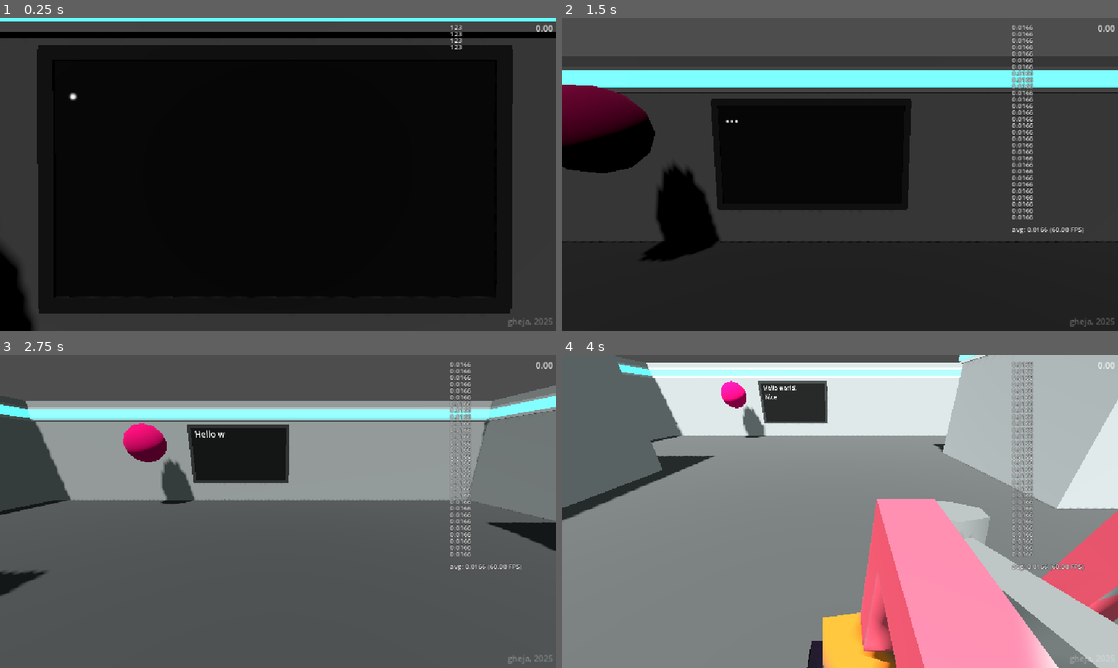
Above: before the commit, frames 1-4 (two rows, left to right).
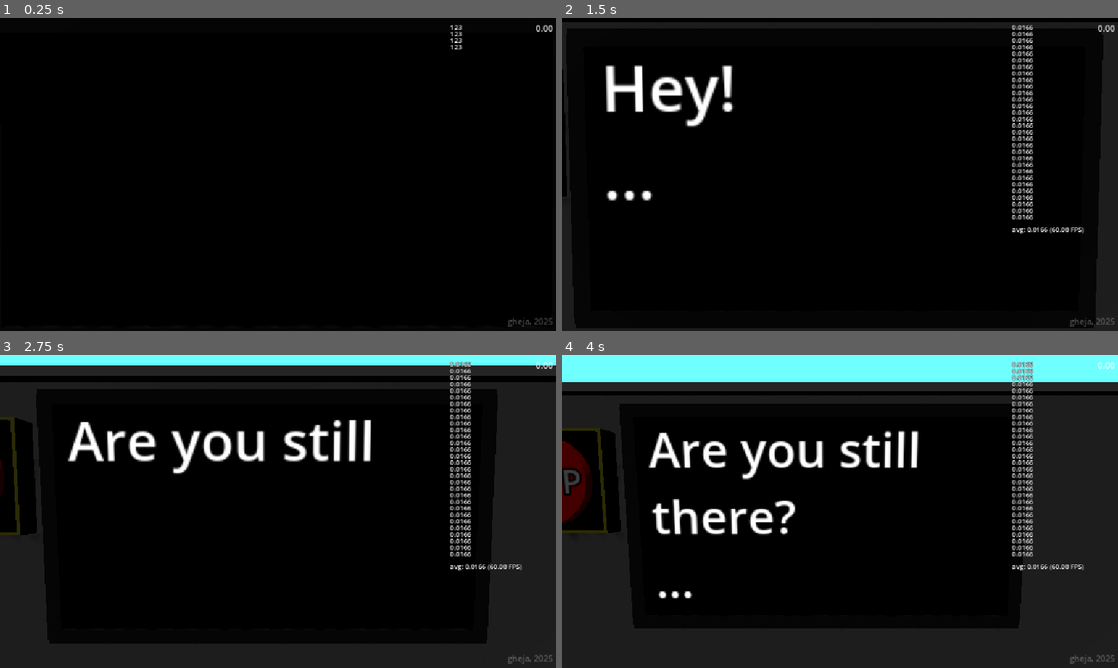
Above: after the commit, the same moments.

Repository: gheja/bot-loop
Game: Godot game, scene res://scenes/main_scene.tscn
Same seed, same stepped clock (60 frames per second), same inputs: the game is played once before the commit and once after it.
Inputs (mouse positions are in pixels of both pictures, inside the frame that each line leads up to):
- Up to frame 1 (0.25 s): no input
- Up to frame 2 (1.5 s): move the mouse to (962, 158) at 0.52 s; hold D (move_right) 0.53-1.28 s; tap E (action_primary) at 0.6, 1.35 s; move the mouse to (728, 190) at 1.27 s; hold S (move_down) from 1.28 s (still down)
- Up to frame 3 (2.75 s): move the mouse to (333, 442) at 2.02 s; release S (move_down) at 2.03 s; hold D (move_right) from 2.03 s (still down); tap E (action_primary) at 2.1 s
- Up to frame 4 (4 s): move the mouse to (812, 574) at 2.77 s; release D (move_right) at 2.78 s; hold W (move_up) 2.78-3.53 s; tap E (action_primary) at 2.85, 3.6 s; move the mouse to (1006, 558) at 3.52 s; hold A (move_left) from 3.53 s (still down)

The runs differ from the first frame. In frame 1, 24% of the frame differs, in the area x 0-100%, y 0-100%; in frame 2, 79%; in frame 3, 96%; in frame 4, 98%.

Commit message:
Updated intro, updated stop button, updated map, added box

Diff:
--- a/src/autoload/signals.gd
+++ b/src/autoload/signals.gd
@@ -1,5 +1,6 @@
 extends Node
 
+signal intro_started
 signal stop_pressed
 signal start_transition
 
--- /dev/null
+++ b/src/materials/object_stop_button.tres
@@ -0,0 +1,6 @@
+[gd_resource type="StandardMaterial3D" format=3 uid="uid://4w3jjg1up64q"]
+
+[resource]
+albedo_color = Color(1, 0, 0, 1)
+emission_enabled = true
+emission = Color(1, 0, 0, 1)
--- a/src/objects/object_display.gd
+++ b/src/objects/object_display.gd
@@ -6,6 +6,8 @@
 
 func _ready() -> void:
 	big_label.hide()
+	big_label.text = ""
+	small_label.text = ""
 
 	Signals.set_display_text.connect(set_text)
 	Signals.timer_started.connect(_on_timer_started)
--- a/src/objects/object_display.tscn
+++ b/src/objects/object_display.tscn
@@ -38,11 +38,12 @@
 
 [node name="SmallLabel" type="Label3D" parent="."]
 transform = Transform3D(1, 0, 0, 0, 1, 0, 0, 0, 1, -1.32932, 0.787296, 0.0670567)
-pixel_size = 0.008
+pixel_size = 0.0075
 outline_modulate = Color(0, 0, 0, 0)
-text = "Hey!...
-Are you still here?...
-Sigh... "
+text = "Push the STOP
+button if you're
+there..."
+font_size = 48
 horizontal_alignment = 0
 vertical_alignment = 0
 justification_flags = 0
--- a/src/objects/object_stop_button.gd
+++ b/src/objects/object_stop_button.gd
@@ -1,7 +1,13 @@
 extends Node3D
+
+func _ready() -> void:
+	Signals.intro_started.connect(_on_intro_started)
 
 func _on_area_3d_body_entered(body: Node3D) -> void:
 	Signals.stop_pressed.emit()
 
 func _on_area_3d_area_entered(area: Area3D) -> void:
 	Signals.stop_pressed.emit()
+
+func _on_intro_started():
+	$AnimationPlayer.play("intro")
--- a/src/objects/object_stop_button.tscn
+++ b/src/objects/object_stop_button.tscn
@@ -1,26 +1,118 @@
-[gd_scene load_steps=4 format=3 uid="uid://dnnjjb6md5gvt"]
+[gd_scene load_steps=9 format=3 uid="uid://dnnjjb6md5gvt"]
 
 [ext_resource type="Script" uid="uid://72t60npbvdng" path="res://objects/object_stop_button.gd" id="1_eegc6"]
+[ext_resource type="Material" uid="uid://4w3jjg1up64q" path="res://materials/object_stop_button.tres" id="2_get54"]
 
-[sub_resource type="StandardMaterial3D" id="StandardMaterial3D_eegc6"]
-albedo_color = Color(1, 0, 0.490196, 1)
+[sub_resource type="StandardMaterial3D" id="StandardMaterial3D_get54"]
+albedo_color = Color(0.0666667, 0.0666667, 0.0666667, 0.0666667)
 
-[sub_resource type="SphereShape3D" id="SphereShape3D_041kv"]
+[sub_resource type="StandardMaterial3D" id="StandardMaterial3D_66kp6"]
+albedo_color = Color(1, 1, 0.286275, 1)
+
+[sub_resource type="CylinderShape3D" id="CylinderShape3D_eegc6"]
+height = 0.17041
+radius = 0.35498
+
+[sub_resource type="Animation" id="Animation_66kp6"]
+resource_name = "intro"
+length = 15.0
+step = 0.1
+tracks/0/type = "value"
+tracks/0/imported = false
+tracks/0/enabled = true
+tracks/0/path = NodePath("Visuals/CSGCylinder3D:material:emission_energy_multiplier")
+tracks/0/interp = 1
+tracks/0/loop_wrap = true
+tracks/0/keys = {
+"times": PackedFloat32Array(0, 10.5, 10.8),
+"transitions": PackedFloat32Array(1, 1, 1),
+"update": 0,
+"values": [0.1, 0.1, 1.0]
+}
+tracks/1/type = "value"
+tracks/1/imported = false
+tracks/1/enabled = true
+tracks/1/path = NodePath("Visuals/Label3D:modulate")
+tracks/1/interp = 1
+tracks/1/loop_wrap = true
+tracks/1/keys = {
+"times": PackedFloat32Array(0, 10.5, 10.8),
+"transitions": PackedFloat32Array(1, 1, 1),
+"update": 0,
+"values": [Color(0.244776, 0.244776, 0.244776, 1), Color(0.244776, 0.244776, 0.244776, 1), Color(1, 1, 1, 1)]
+}
+
+[sub_resource type="Animation" id="Animation_1nxg7"]
+length = 0.001
+tracks/0/type = "value"
+tracks/0/imported = false
+tracks/0/enabled = true
+tracks/0/path = NodePath("Visuals/CSGCylinder3D:material:emission_energy_multiplier")
+tracks/0/interp = 1
+tracks/0/loop_wrap = true
+tracks/0/keys = {
+"times": PackedFloat32Array(0),
+"transitions": PackedFloat32Array(1),
+"update": 0,
+"values": [1.0]
+}
+tracks/1/type = "value"
+tracks/1/imported = false
+tracks/1/enabled = true
+tracks/1/path = NodePath("Visuals/Label3D:modulate")
+tracks/1/interp = 1
+tracks/1/loop_wrap = true
+tracks/1/keys = {
+"times": PackedFloat32Array(0),
+"transitions": PackedFloat32Array(1),
+"update": 0,
+"values": [Color(1, 1, 1, 1)]
+}
+
+[sub_resource type="AnimationLibrary" id="AnimationLibrary_phmlc"]
+_data = {
+&"RESET": SubResource("Animation_1nxg7"),
+&"intro": SubResource("Animation_66kp6")
+}
 
 [node name="ObjectStopButton" type="Node3D"]
 script = ExtResource("1_eegc6")
 
 [node name="Visuals" type="Node3D" parent="."]
 
-[node name="CSGSphere3D" type="CSGSphere3D" parent="Visuals"]
-material = SubResource("StandardMaterial3D_eegc6")
+[node name="CSGBox3D" type="CSGBox3D" parent="Visuals"]
+size = Vector3(0.75, 0.75, 0.1)
+material = SubResource("StandardMaterial3D_get54")
+
+[node name="CSGBox3D2" type="CSGBox3D" parent="Visuals"]
+transform = Transform3D(1, 0, 0, 0, 1, 0, 0, 0, 1, 0, 0, -0.0143385)
+size = Vector3(0.8, 0.8, 0.1)
+material = SubResource("StandardMaterial3D_66kp6")
+
+[node name="CSGCylinder3D" type="CSGCylinder3D" parent="Visuals"]
+transform = Transform3D(1, 0, 0, 0, 2.98023e-08, -1, 0, 1, 2.98023e-08, 0, 0, 0.040195)
+radius = 0.334
+height = 0.1
+sides = 19
+material = ExtResource("2_get54")
+
+[node name="Label3D" type="Label3D" parent="Visuals"]
+transform = Transform3D(1, 0, 0, 0, 1, 0, 0, 0, 1, 0, 0, 0.0933406)
+text = "STOP"
+font_size = 48
 
 [node name="Area3D" type="Area3D" parent="."]
 collision_layer = 0
 collision_mask = 5
 
 [node name="CollisionShape3D" type="CollisionShape3D" parent="Area3D"]
-shape = SubResource("SphereShape3D_041kv")
+transform = Transform3D(1, 0, 0, 0, -4.37114e-08, 1, 0, -1, -4.37114e-08, 0, -2.88137e-10, 0.124514)
+shape = SubResource("CylinderShape3D_eegc6")
+
+[node name="AnimationPlayer" type="AnimationPlayer" parent="."]
+libraries = {
+&"": SubResource("AnimationLibrary_phmlc")
+}
 
 [connection signal="area_entered" from="Area3D" to="." method="_on_area_3d_area_entered"]
 [connection signal="body_entered" from="Area3D" to="." method="_on_area_3d_body_entered"]
--- a/src/scenes/level_1.tscn
+++ b/src/scenes/level_1.tscn
@@ -6,6 +6,7 @@
 [ext_resource type="PackedScene" uid="uid://cyh8e8m3vwrml" path="res://objects/object_wall.tscn" id="4_7gny6"]
 [ext_resource type="PackedScene" uid="uid://dnnjjb6md5gvt" path="res://objects/object_stop_button.tscn" id="6_6dial"]
 [ext_resource type="PackedScene" uid="uid://b82gg0yds1jf3" path="res://objects/object_display.tscn" id="7_7nomh"]
+[ext_resource type="PackedScene" uid="uid://b7uql7ksjs0rd" path="res://objects/object_box.tscn" id="7_15mv3"]
 [ext_resource type="PackedScene" uid="uid://vtcyr4a4c47f" path="res://objects/player_character_bot_hammer.tscn" id="10_2cbcq"]
 
 [node name="Level1" type="Node3D"]
@@ -100,10 +101,22 @@
 transform = Transform3D(-1, 0, -8.74228e-08, 0, 1, 0, 8.74228e-08, 0, -1, -5.99642, 0, -3.80788e-06)
 
 [node name="ObjectStopButton" parent="LevelBase/LevelObjectContainer" index="28" instance=ExtResource("6_6dial")]
-transform = Transform3D(1, 0, 0, 0, 1, 0, 0, 0, 1, -2.99643, 1.75522, -5.99642)
+transform = Transform3D(0.999999, 0, 0, 0, 0.999999, 0, 0, 0, 0.999999, -2.75, 1.75, -6.87122)
 
 [node name="ObjectDisplay" parent="LevelBase/LevelObjectContainer" index="29" instance=ExtResource("7_7nomh")]
 transform = Transform3D(0.999999, 0, 0, 0, 0.999999, 0, 0, 0, 0.999999, -0.644897, 1.4565, -6.87961)
+
+[node name="ObjectBox" parent="LevelBase/LevelObjectContainer" index="30" instance=ExtResource("7_15mv3")]
+transform = Transform3D(0.934993, 0, 0.354666, 0, 1, 0, -0.354666, 0, 0.934993, 1.90161, 0, -3.80222)
+
+[node name="ObjectBox4" parent="LevelBase/LevelObjectContainer" index="31" instance=ExtResource("7_15mv3")]
+transform = Transform3D(0.934993, 0, 0.354666, 0, 1, 0, -0.354666, 0, 0.934993, 4.04405, 0, 1.32809)
+
+[node name="ObjectBox2" parent="LevelBase/LevelObjectContainer" index="32" instance=ExtResource("7_15mv3")]
+transform = Transform3D(0.985879, 0, -0.167457, 0, 0.999999, 0, 0.167457, 0, 0.985879, 2.30167, 0, -1.47178)
+
+[node name="ObjectBox3" parent="LevelBase/LevelObjectContainer" index="33" instance=ExtResource("7_15mv3")]
+transform = Transform3D(0.937525, 0, 0.347917, 0, 0.999999, 0, -0.347917, 0, 0.937525, 3.82475, 0, -2.6959)
 
 [node name="PlayerCharacterBotHammer" parent="LevelBase/PlayerObjectContainer" index="0" instance=ExtResource("10_2cbcq")]
 transform = Transform3D(0.999999, 0, 0, 0, 0.999999, 0, 0, 0, 0.999999, 1.99643, 0.1, 3.99285)
--- a/src/scenes/main_scene.gd
+++ b/src/scenes/main_scene.gd
@@ -136,7 +136,7 @@
 	main_camera.global_rotation = main_camera.global_rotation + (_camera_to_follow.global_rotation - main_camera.rotation) * _camera_follow_progress
 
 func start_intro_text():
-	var intro_text = ".#.#.#*#Hello world!#\nNice to see you!\n#.#.#.#*#How are you?\n#.#.#.#*Ah, well...\nGood luck!\n#;)#"
+	var intro_text = "#Hey!\n.#.#.#*Are you still\nthere?\n.#.#.#*Nevermind, I\nwill just reboot\nthis thing.#.#.#*Push the STOP\nbutton if you're\nthere.#.#.#"
 	var text = ""
 	var ch
 
@@ -144,7 +144,7 @@
 		ch = intro_text[i]
 
 		if ch == "#":
-			await get_tree().create_timer(0.5).timeout
+			await get_tree().create_timer(0.25).timeout
 			continue
 		elif ch == "*":
 			text = ""
@@ -157,6 +157,7 @@
 func start_intro():
 	follow_camera(intro_camera, true)
 	intro_animation_player.play("intro")
+	Signals.intro_started.emit()
 
 func start_main_timer():
 	if GameState.loops > 1:
--- a/src/scenes/main_scene.tscn
+++ b/src/scenes/main_scene.tscn
@@ -9,76 +9,6 @@
 ambient_light_source = 2
 ambient_light_color = Color(0.905882, 1, 1, 1)
 ambient_light_energy = 0.25
-
-[sub_resource type="Animation" id="Animation_pu3yx"]
-resource_name = "intro"
-length = 5.0
-step = 0.1
-tracks/0/type = "value"
-tracks/0/imported = false
-tracks/0/enabled = true
-tracks/0/path = NodePath("../MainLight:light_energy")
-tracks/0/interp = 1
-tracks/0/loop_wrap = true
-tracks/0/keys = {
-"times": PackedFloat32Array(0, 2, 4),
-"transitions": PackedFloat32Array(1, 1, 1),
-"update": 0,
-"values": [0.15, 0.15, 1.0]
-}
-tracks/1/type = "value"
-tracks/1/imported = false
-tracks/1/enabled = true
-tracks/1/path = NodePath("../WorldEnvironment:environment:ambient_light_energy")
-tracks/1/interp = 1
-tracks/1/loop_wrap = true
-tracks/1/keys = {
-"times": PackedFloat32Array(0.0001, 2, 4),
-"transitions": PackedFloat32Array(1, 1, 1),
-"update": 0,
-"values": [0.0, 0.0, 0.25]
-}
-tracks/2/type = "value"
-tracks/2/imported = false
-tracks/2/enabled = true
-tracks/2/path = NodePath("IntroCamera:position")
-tracks/2/interp = 2
-tracks/2/loop_wrap = true
-tracks/2/keys = {
-"times": PackedFloat32Array(0, 1.6, 5),
-"transitions": PackedFloat32Array(1, 1, 1),
-"update": 0,
-"values": [Vector3(-0.638702, 1.49187, -5.58115), Vector3(-0.139879, 1.49187, -3.36327), Vector3(1.85542, 1.49187, 5.50822)]
-}
-tracks/3/type = "value"
-tracks/3/imported = false
-tracks/3/enabled = true
-tracks/3/path = NodePath("IntroCamera:rotation")
-tracks/3/interp = 2
-tracks/3/loop_wrap = true
-tracks/3/keys = {
-"times": PackedFloat32Array(0, 1.6, 5),
-"transitions": PackedFloat32Array(1, 1, 1),
-"update": 0,
-"values": [Vector3(0, 0, 0), Vector3(-0.114867, 0, 0), Vector3(-0.574336, 0, 0)]
-}
-tracks/4/type = "method"
-tracks/4/imported = false
-tracks/4/enabled = true
-tracks/4/path = NodePath("..")
-tracks/4/interp = 1
-tracks/4/loop_wrap = true
-tracks/4/keys = {
-"times": PackedFloat32Array(0, 5),
-"transitions": PackedFloat32Array(1, 1),
-"values": [{
-"args": [],
-"method": &"start_intro_text"
-}, {
-"args": [],
-"method": &"intro_finished"
-}]
-}
 
 [sub_resource type="Animation" id="Animation_gubc5"]
 length = 0.001
@@ -131,6 +61,76 @@
 "values": [Vector3(0, 0, 0)]
 }
 
+[sub_resource type="Animation" id="Animation_pu3yx"]
+resource_name = "intro"
+length = 20.0
+step = 0.1
+tracks/0/type = "value"
+tracks/0/imported = false
+tracks/0/enabled = true
+tracks/0/path = NodePath("../MainLight:light_energy")
+tracks/0/interp = 1
+tracks/0/loop_wrap = true
+tracks/0/keys = {
+"times": PackedFloat32Array(0, 13.1, 14.1),
+"transitions": PackedFloat32Array(1, 1, 1),
+"update": 0,
+"values": [0.05, 0.05, 1.0]
+}
+tracks/1/type = "value"
+tracks/1/imported = false
+tracks/1/enabled = true
+tracks/1/path = NodePath("../WorldEnvironment:environment:ambient_light_energy")
+tracks/1/interp = 1
+tracks/1/loop_wrap = true
+tracks/1/keys = {
+"times": PackedFloat32Array(0.0001, 13.1, 14.1),
+"transitions": PackedFloat32Array(1, 1, 1),
+"update": 0,
+"values": [0.0, 0.0, 0.25]
+}
+tracks/2/type = "value"
+tracks/2/imported = false
+tracks/2/enabled = true
+tracks/2/path = NodePath("IntroCamera:position")
+tracks/2/interp = 2
+tracks/2/loop_wrap = true
+tracks/2/keys = {
+"times": PackedFloat32Array(0, 3.5, 7, 9.3, 11.3, 11.5, 14.1),
+"transitions": PackedFloat32Array(1, 1, 1, 1, 1, 1, 1),
+"update": 0,
+"values": [Vector3(-0.638702, 1.49187, -5.77774), Vector3(-0.54635, 1.60301, -5.33057), Vector3(-0.453998, 1.71414, -4.88339), Vector3(-0.406795, 1.77094, -4.65484), Vector3(-0.36575, 1.82034, -4.45609), Vector3(-0.361645, 1.82528, -4.43622), Vector3(1.855, 4.382, 6.733)]
+}
+tracks/3/type = "value"
+tracks/3/imported = false
+tracks/3/enabled = true
+tracks/3/path = NodePath("IntroCamera:rotation")
+tracks/3/interp = 1
+tracks/3/loop_wrap = true
+tracks/3/keys = {
+"times": PackedFloat32Array(0, 12.5, 14.1),
+"transitions": PackedFloat32Array(1, 1, 1),
+"update": 0,
+"values": [Vector3(0, 0, 0), Vector3(-0.191465, 0, 0), Vector3(-0.698132, 0, 0)]
+}
+tracks/4/type = "method"
+tracks/4/imported = false
+tracks/4/enabled = true
+tracks/4/path = NodePath("..")
+tracks/4/interp = 1
+tracks/4/loop_wrap = true
+tracks/4/keys = {
+"times": PackedFloat32Array(0.2, 14.1),
+"transitions": PackedFloat32Array(1, 1),
+"values": [{
+"args": [],
+"method": &"start_intro_text"
+}, {
+"args": [],
+"method": &"intro_finished"
+}]
+}
+
 [sub_resource type="AnimationLibrary" id="AnimationLibrary_rt2n2"]
 _data = {
 &"RESET": SubResource("Animation_gubc5"),
Not shown: 1 places in src/scenes/level_1.tscn that only renumber resources
